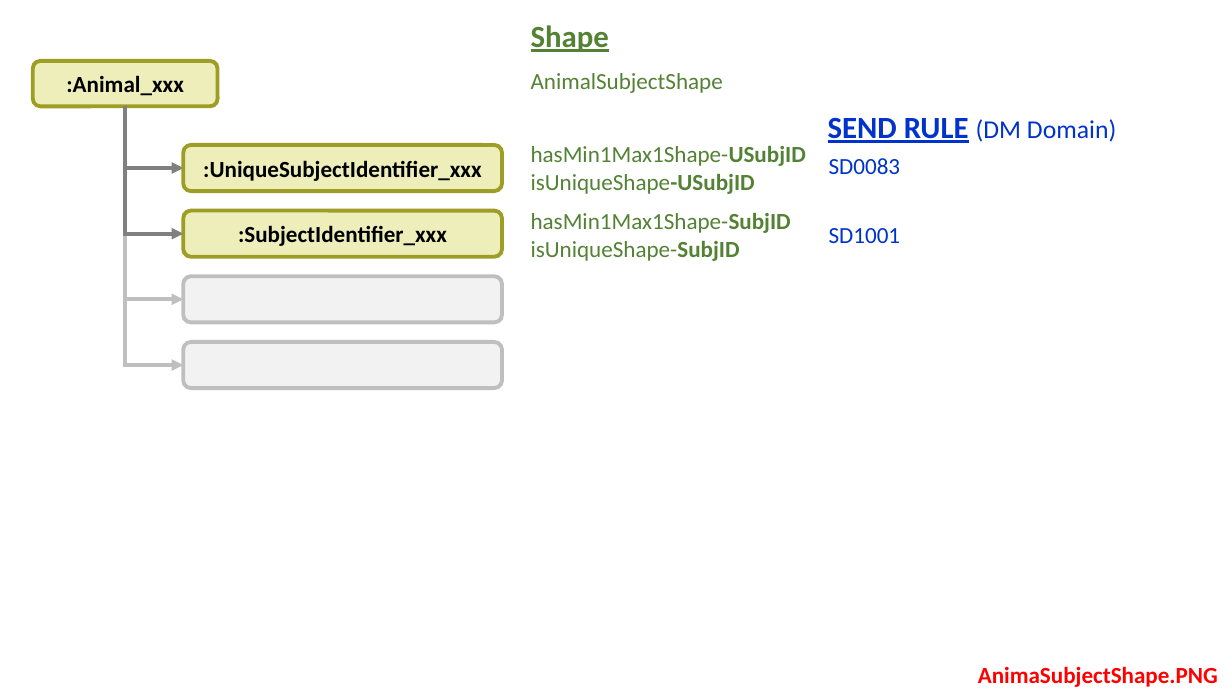
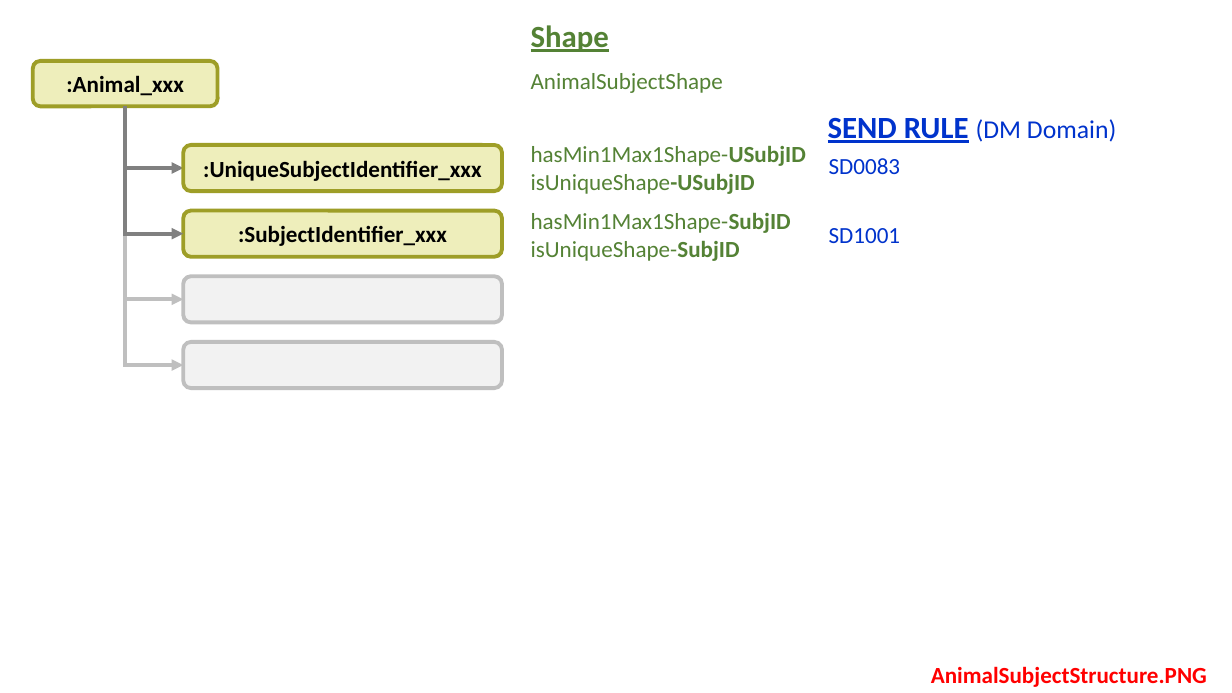
Before and after one commit to phuse-org/SENDConform, a slide deck: slide 3 of doc/images/ImageSources.pptx. Drawn at 1232x693 pixels with LibreOffice and Linux fonts; fonts in the diff are those of the drawing. Boxes give left, top, right and bottom in pixels: in the first picture for what was removed or moved away, otherwise in the second. Text is boxed around its words. In the diff, an @@ line names an element or a change of style, - is before the commit and + after.

```diff
--- a/doc/images/ImageSources.pptx
+++ b/doc/images/ImageSources.pptx
@@ text at (x1=931, y1=666, x2=1207, y2=687): text changed @@
-AnimaSubjectShape.PNG
+AnimalSubjectStructure.PNG
```
Also in this commit, not shown: 4 other slides changed, 1 slide added, 11 other files.
